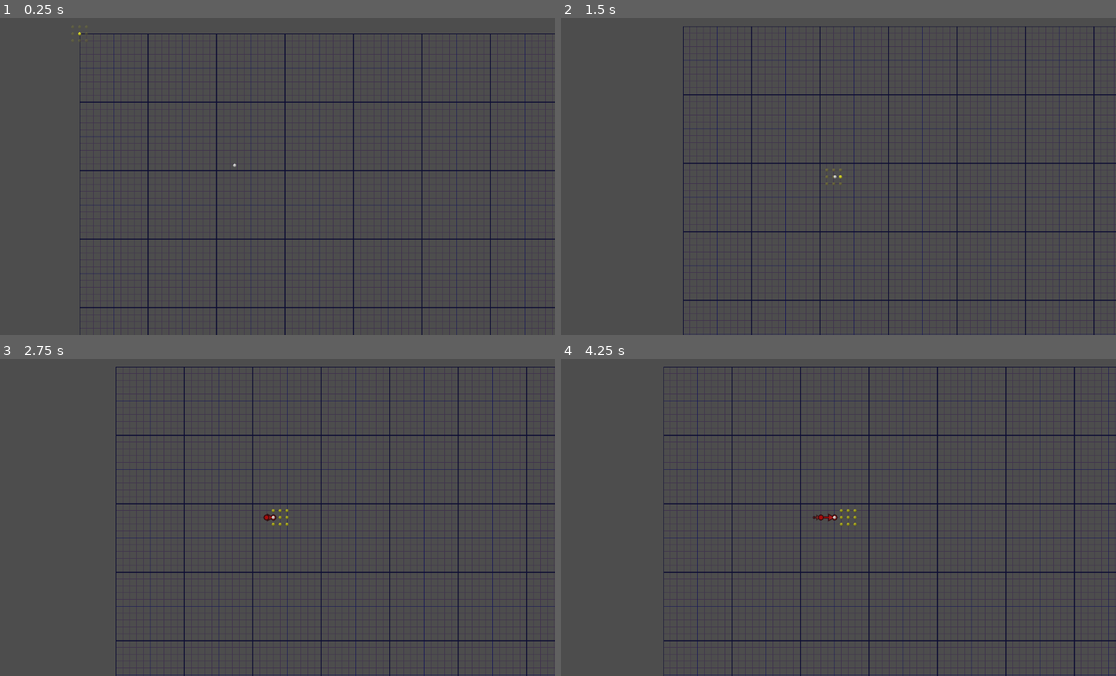
Above: before the commit, frames 1-4 (two rows, left to right).
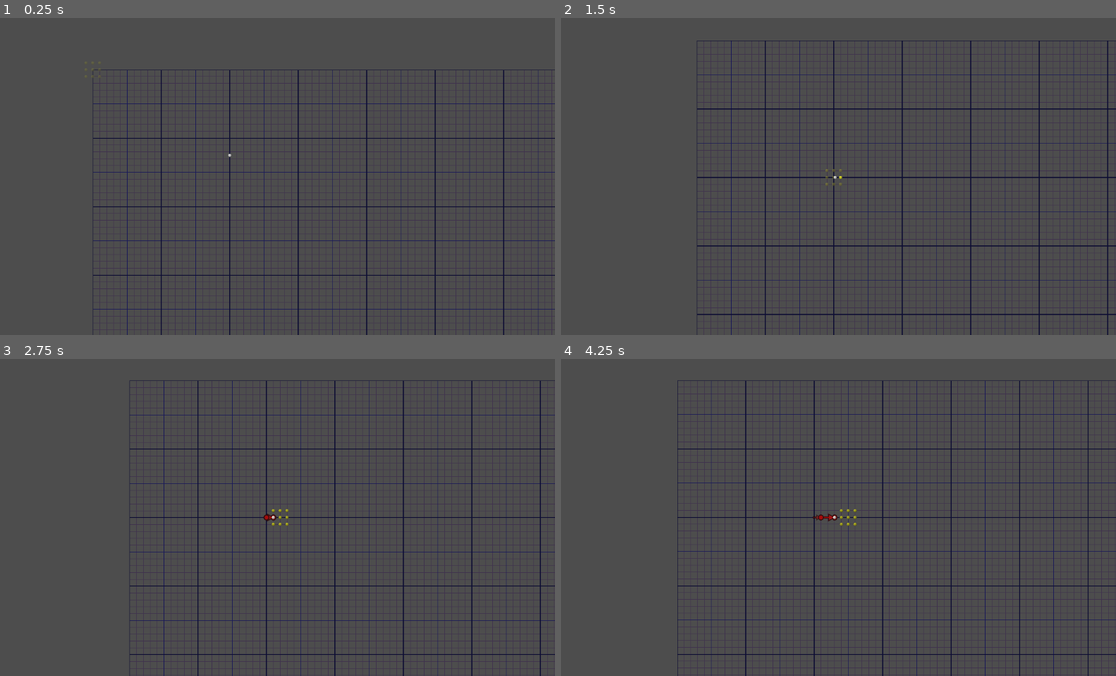
Above: after the commit, the same moments.

Repository: vibrunazo/godot-vector
Game: Godot game, scene res://scenes/map.tscn
Two runs of this game, one before a commit and one after it. Both use one fixed random seed, a clock stepped at 60 frames per second and the inputs below.
Inputs:
- Up to frame 1 (0.25 s): no input
- Up to frame 2 (1.5 s): hold Right (ui_right) 0.53-1.28 s; hold Down (ui_down) from 1.28 s (still down)
- Up to frame 3 (2.75 s): release Down (ui_down) at 2.03 s; hold Right (ui_right) from 2.03 s (still down)
- Up to frame 4 (4.25 s): release Right (ui_right) at 2.78 s; hold Up (ui_up) 2.78-3.53 s; hold Left (ui_left) from 3.53 s (still down)

The runs differ from the first frame. In frame 1, 8.2% of the frame differs, in the area x 14-100%, y 4-100%; in frame 2, 8.2%, in the area x 21-100%, y 2-100%; in frame 3, 7.2%; in frame 4, 7.3%.

Commit message:
fix now only shows target dot after ready to use

Diff:
--- a/scenes/Grid.gd
+++ b/scenes/Grid.gd
@@ -2,7 +2,7 @@
 
 class_name Grid
 
-var cell_size := 14
+@export var cell_size := 14
 var gcolor := Color(0.25, 0.2, 0.3)
 var pcolor := Color(0.1, 0.1, 0.35)
 var dcolor := Color(0.05, 0.05, 0.2)
--- a/scenes/car_history.gd
+++ b/scenes/car_history.gd
@@ -108,6 +108,7 @@
 ## shows target dot animating to highlight to the user where he's going to
 ## called when user just moved and car starts moving towards target
 func show_target_at(p: Vector2):
+	%TargetDot.visible = true
 	%TargetDot.position = grid2pix(p)
 	$AnimTarget.play("selected")
 
--- a/scenes/car_history.tscn
+++ b/scenes/car_history.tscn
@@ -102,6 +102,7 @@
 
 [node name="TargetDot" type="Node2D" parent="."]
 unique_name_in_owner = true
+visible = false
 
 [node name="TargetDotSprite" type="Sprite2D" parent="TargetDot"]
 unique_name_in_owner = true
--- a/scenes/map.tscn
+++ b/scenes/map.tscn
@@ -18,6 +18,7 @@
 offset_bottom = 1852.0
 
 [node name="RaceCam" parent="." node_paths=PackedStringArray("car") instance=ExtResource("3_gu565")]
+visible = false
 position = Vector2(580, 360)
 car = NodePath("../Cars/Car")
 
@@ -33,7 +34,7 @@
 offset_bottom = 40.0
 
 [node name="Car" parent="Cars" node_paths=PackedStringArray("grid") instance=ExtResource("1_muxmf")]
-position = Vector2(320, 256)
+position = Vector2(280, 140)
 grid = NodePath("../../Grid")
 
 [editable path="Grid"]
